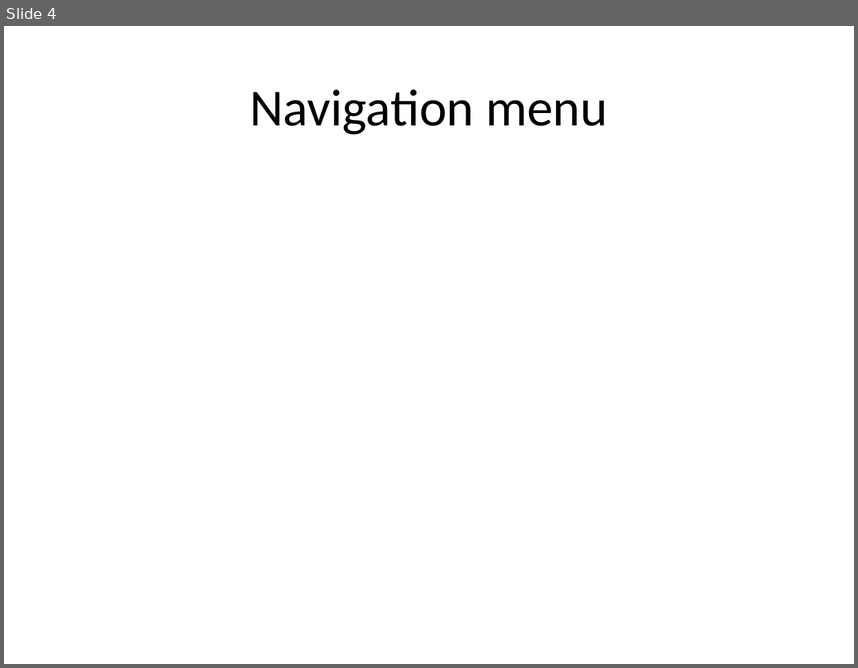
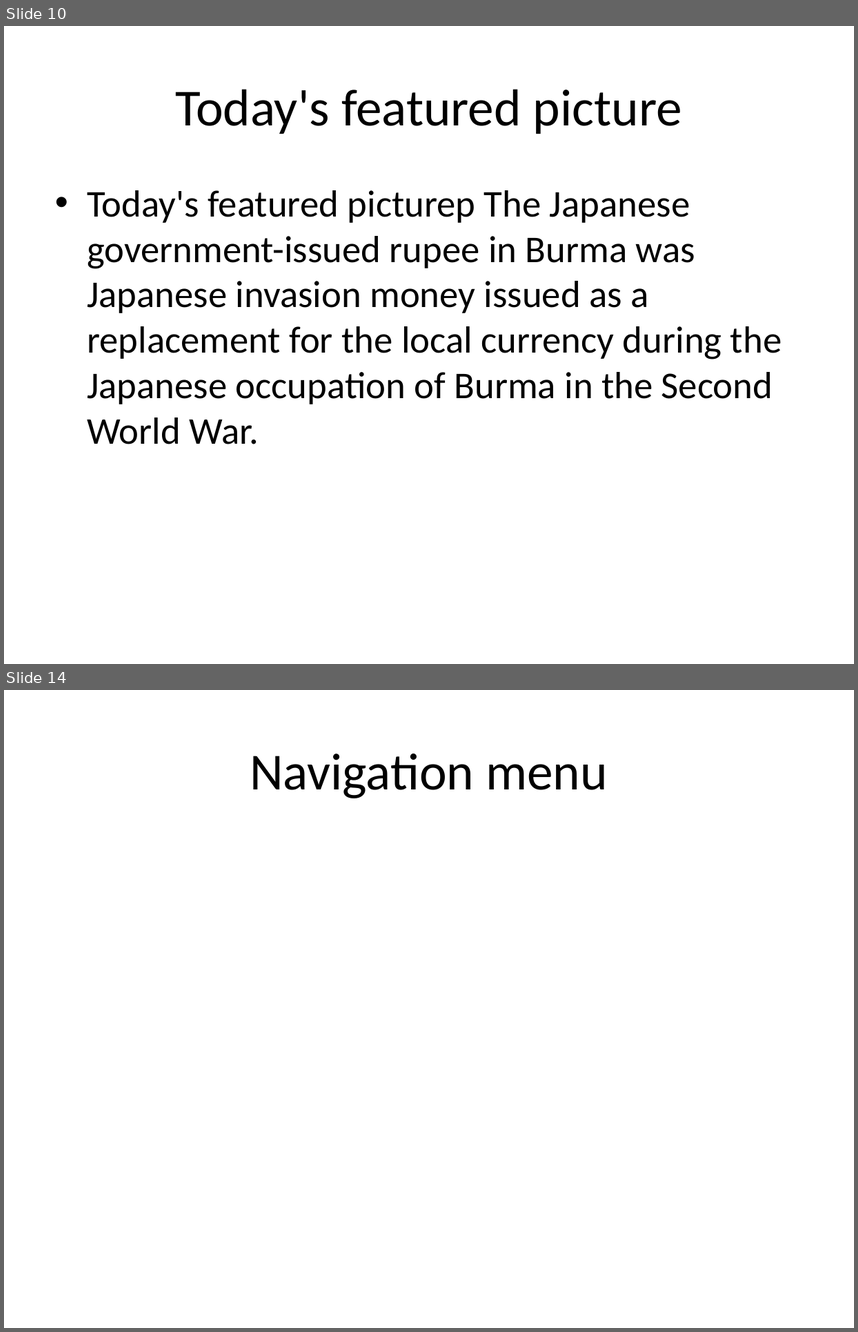
Before and after one commit to eppisai/Uplift---Smart-educational-Platform, a slide deck: AutoPPT-main/AutoPPT-main/something.pptx. Shown one above the other, each under a label of ours: slide 4 before the commit, slides 10 and 14 after it; the slides between them are not shown. The pictures are 858x668 and 858x1332 pixels, drawn with LibreOffice and Linux fonts; fonts in the diff are those of the drawing. Boxes give left, top, right and bottom in pixels: in the first picture for what was removed or moved away, otherwise in the second. Text is boxed around its words. In the diff, an @@ line names an element or a change of style, - is before the commit and + after.

```diff
--- a/AutoPPT-main/AutoPPT-main/something.pptx
+++ b/AutoPPT-main/AutoPPT-main/something.pptx
@@ slide 10 added at <box>4,26,854,664</box>, background #FFFFFF @@
@@ title added at <box>175,89,682,134</box>, 44 pt, text #000000 @@
+Today's featured picture
@@ text added at <box>87,190,782,444</box>, 32 pt, text #000000 @@
+• Today's featured picturep The Japanese government-issued rupee in Burma was Japanese invasion money issued as a replacement for the local currency during the Japanese occupation of Burma in the Second World War.
@@ what was slide 4 is now slide 14 @@
```
Also in this commit, not shown: 2 slides changed, 12 other slides added, 1 slide removed, 6 other files.
